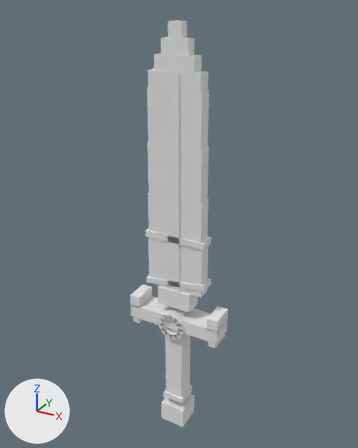
An edit to the OBJ model src/main/resources/assets/ashbound/models/mesh/guandao.obj, drawn before and after from the same camera.
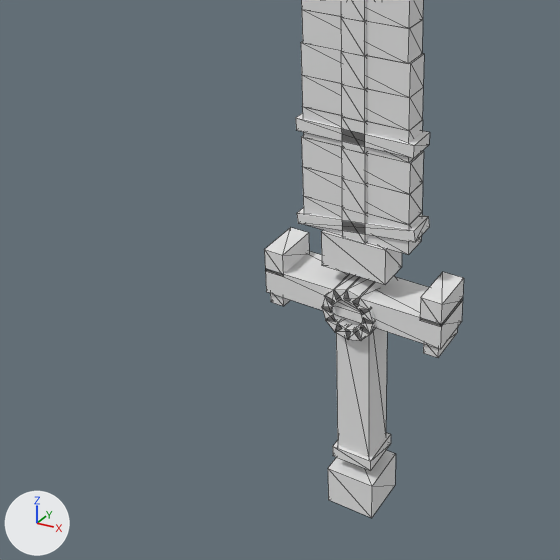
Old and new are each drawn whole from a camera (50 mm lens) standing at (2.12, -3.42, 2.84) and looking at (0.47, -0.42, 1.34) and again close up on the part from 0% to 77% of the width and 38% to 100% of the height. Every picture has the same lights, and +X, +Y and +Z are marked at lower left. The older version's two pictures come first. The close-ups show mesh edges as thin lines. Where no turn or scale is listed for an object, it has been applied to the vertices.

The older version as bpy lines, for what is in view:
```python
me_guandao = bpy.data.meshes.new('guandao')
me_guandao.from_pydata(...)  # 432 vertices, 648 faces; spans x 0.11..0.89, y -0.62..-0.38, z -0.46..2.75
me_guandao.materials.append(mat_blade)  # its picture is missing
ob_guandao = bpy.data.objects.new('guandao', me_guandao)
ob_guandao.location = (0.0, 0.0, 0.0)
```
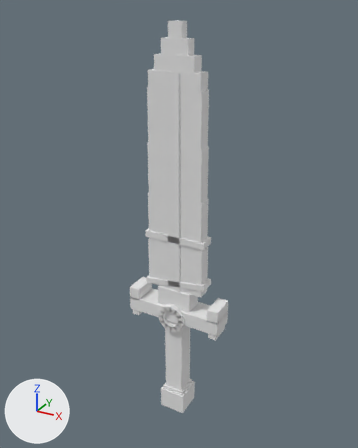
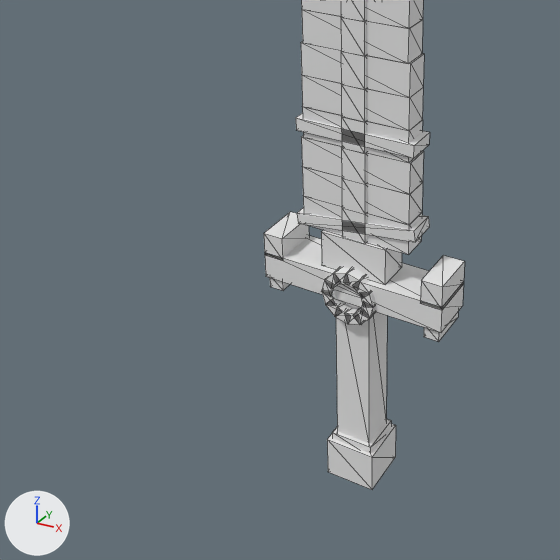
The edits, one by one:
me_guandao is used by ob_guandao; location (0.0, 0.0, 0.0).
me_guandao had 432 vertices, 648 faces and spanned x 0.11..0.89, y -0.62..-0.38, z -0.46..2.75.
me_guandao now has 432 vertices, 648 faces and spans x 0.11..0.89, y -0.62..-0.38, z -0.3..2.75.
me_guandao part 1: the loose piece of 8 vertices spanning x 0.11..0.89, y -0.6..-0.4, z 0.5..0.62 is moved by (0.0, 0.0, 0.07).
me_guandao part 2: the loose piece of 8 vertices spanning x 0.8..0.89, y -0.6..-0.4, z 0.6..0.7 is moved by (0.0, 0.0, 0.07).
me_guandao part 3: the loose piece of 8 vertices spanning x 0.81..0.87, y -0.59..-0.41, z 0.45..0.51 is moved by (0.0, 0.0, 0.07).
me_guandao part 4: the loose piece of 8 vertices spanning x 0.11..0.2, y -0.6..-0.4, z 0.6..0.7 is moved by (0.0, 0.0, 0.07).
me_guandao part 5: the loose piece of 8 vertices spanning x 0.13..0.19, y -0.59..-0.41, z 0.45..0.51 is moved by (0.0, 0.0, 0.07).
me_guandao part 6: the loose piece of 8 vertices spanning x 0.55..0.61, y -0.62..-0.38, z 0.52..0.59 is moved by (0.0, 0.0, 0.07).
me_guandao part 7: the loose piece of 8 vertices spanning x 0.52..0.6, y -0.62..-0.38, z 0.56..0.64 is moved by (0.0, 0.0, 0.07).
me_guandao part 8: the loose piece of 8 vertices spanning x 0.48..0.56, y -0.62..-0.38, z 0.59..0.65 is moved by (0.0, 0.0, 0.07).
me_guandao part 9: the loose piece of 8 vertices spanning x 0.44..0.51, y -0.62..-0.38, z 0.59..0.65 is moved by (0.0, 0.0, 0.07).
me_guandao part 10: the loose piece of 8 vertices spanning x 0.4..0.48, y -0.62..-0.38, z 0.56..0.63 is moved by (0.0, 0.0, 0.07).
me_guandao part 11: the loose piece of 8 vertices spanning x 0.39..0.45, y -0.62..-0.38, z 0.52..0.59 is moved by (0.0, 0.0, 0.07).
me_guandao part 12: the loose piece of 8 vertices spanning x 0.39..0.45, y -0.62..-0.38, z 0.47..0.55 is moved by (0.0, 0.0, 0.07).
me_guandao part 13: the loose piece of 8 vertices spanning x 0.4..0.48, y -0.62..-0.38, z 0.43..0.51 is moved by (0.0, 0.0, 0.07).
me_guandao part 14: the loose piece of 8 vertices spanning x 0.44..0.52, y -0.62..-0.38, z 0.42..0.48 is moved by (0.0, 0.0, 0.07).
me_guandao part 15: the loose piece of 8 vertices spanning x 0.49..0.56, y -0.62..-0.38, z 0.42..0.48 is moved by (0.0, 0.0, 0.07).
me_guandao part 16: the loose piece of 8 vertices spanning x 0.52..0.6, y -0.62..-0.38, z 0.44..0.51 is moved by (0.0, 0.0, 0.07).
me_guandao part 17: the loose piece of 8 vertices spanning x 0.55..0.61, y -0.62..-0.38, z 0.48..0.55 is moved by (0.0, 0.0, 0.07).
me_guandao part 18: the loose piece of 8 vertices spanning x 0.43..0.57, y -0.57..-0.42, z -0.18..0.59 is moved by (0.0, 0.0, 0.07).
me_guandao part 19: the loose piece of 8 vertices spanning x 0.41..0.59, y -0.59..-0.41, z -0.22..-0.17 is moved by (0.0, 0.0, 0.07).
me_guandao part 20: the loose piece of 8 vertices spanning x 0.39..0.61, y -0.61..-0.39, z -0.46..-0.28 is moved by (0.0, 0.0, 0.16).
Other edits to the shape of me_guandao do not show in these pictures.

Boxes (x1, y1, x2, y2) around the edits, measured in the close-ups (560 x 560 px; the box of a moved part takes in the faces that stretch with it):
'guandao', reshaped: before (264, 0, 464, 518); after (264, 0, 465, 490)
part 1 of me_guandao, moved or reshaped: before (265, 251, 463, 349); after (265, 236, 464, 333)
part 2 of me_guandao, moved or reshaped: before (420, 272, 464, 327); after (420, 255, 465, 310)
part 3 of me_guandao, moved or reshaped: before (423, 327, 458, 358); after (424, 312, 458, 342)
part 4 of me_guandao, moved or reshaped: before (264, 228, 309, 277); after (264, 212, 309, 260)
part 5 of me_guandao, moved or reshaped (mostly hidden): before (270, 293, 290, 306); after (270, 278, 290, 291)
part 6 of me_guandao, moved or reshaped: before (360, 307, 375, 324); after (359, 290, 375, 308)
part 7 of me_guandao, moved or reshaped: before (352, 276, 395, 315); after (352, 274, 371, 299)
part 8 of me_guandao, moved or reshaped: before (345, 277, 374, 307); after (344, 268, 365, 290)
part 9 of me_guandao, moved or reshaped: before (333, 274, 359, 301); after (333, 267, 353, 284)
part 10 of me_guandao, moved or reshaped: before (325, 274, 349, 305); after (325, 274, 339, 289)
part 11 of me_guandao, moved or reshaped: before (322, 297, 336, 313); after (321, 280, 336, 296)
part 12 of me_guandao, moved or reshaped: before (322, 307, 337, 322); after (322, 291, 337, 306)
part 13 of me_guandao, moved or reshaped: before (326, 315, 345, 333); after (326, 299, 345, 316)
part 14 of me_guandao, moved or reshaped: before (335, 320, 352, 340); after (335, 304, 352, 323)
part 15 of me_guandao, moved or reshaped: before (345, 324, 361, 340); after (344, 308, 361, 325)
part 16 of me_guandao, moved or reshaped: before (353, 324, 376, 340); after (353, 308, 376, 324)
part 17 of me_guandao, moved or reshaped: before (360, 317, 376, 334); after (360, 301, 376, 318)
part 18 of me_guandao, moved or reshaped: before (336, 317, 387, 457); after (336, 301, 387, 443)
part 19 of me_guandao, moved or reshaped: before (333, 433, 391, 471); after (332, 419, 391, 453)
part 20 of me_guandao, moved or reshaped: before (328, 450, 396, 518); after (327, 424, 396, 490)
